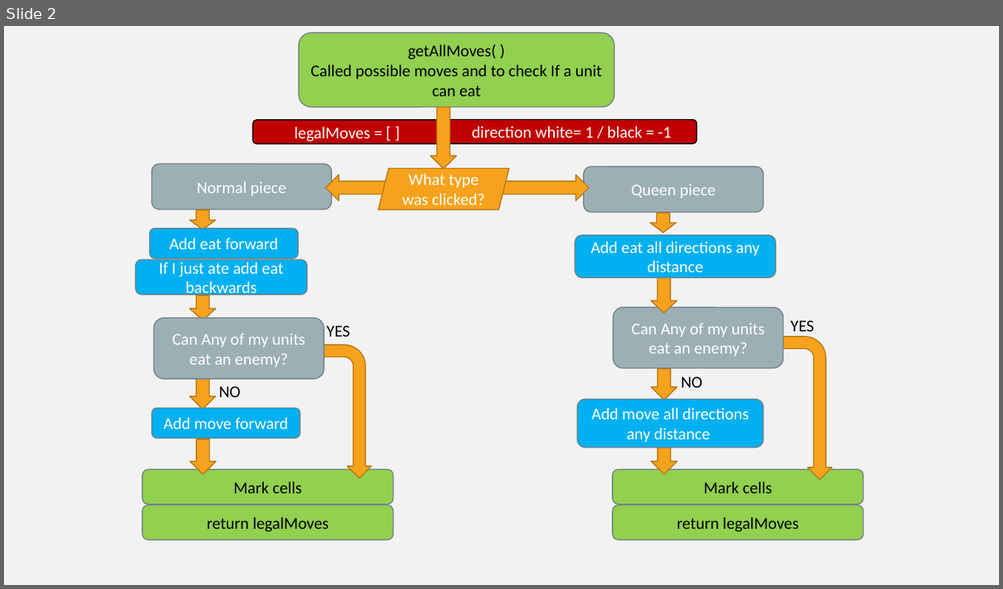
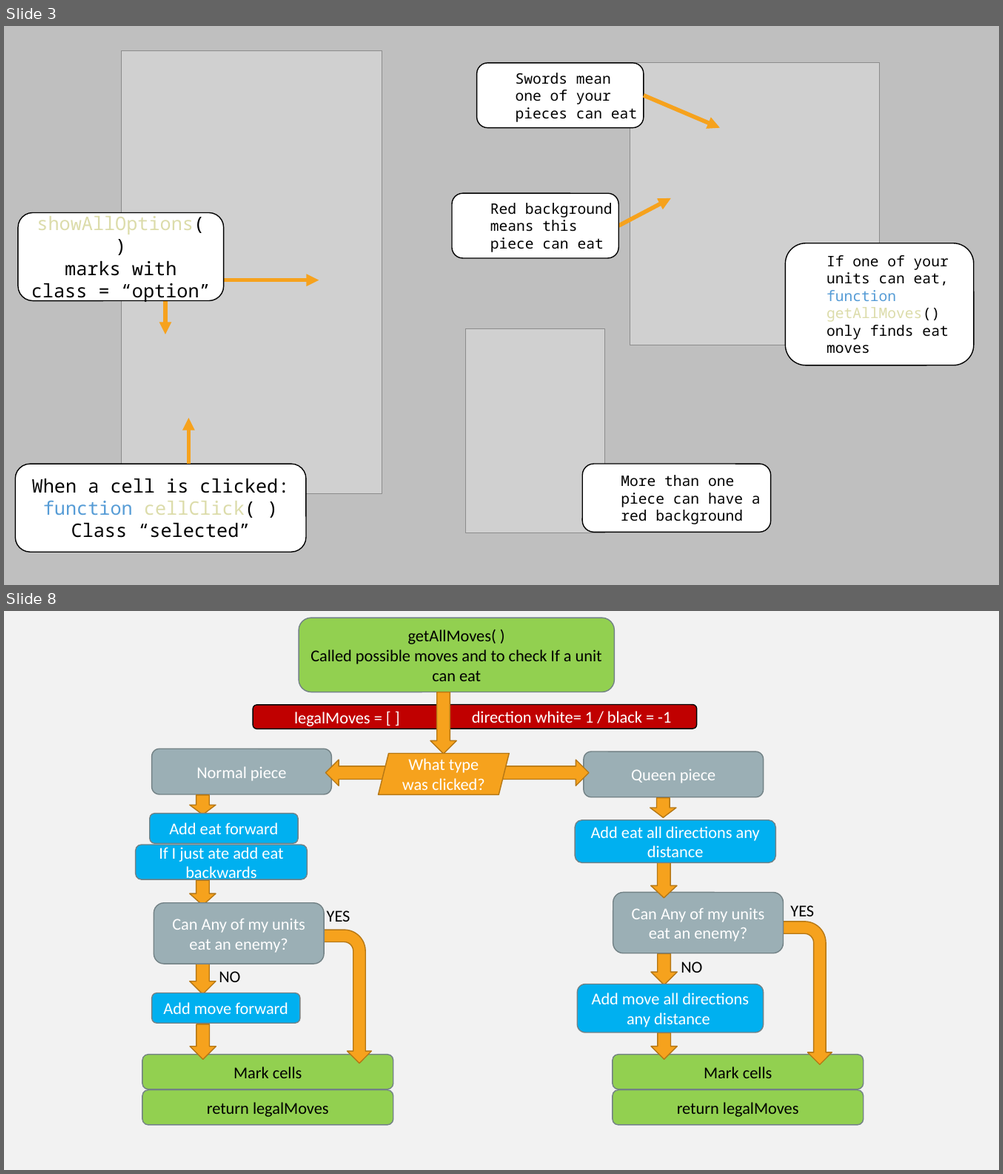
Before and after one commit to yaniv-cohen/Checkers-My-first-project, a slide deck: Checkers/images/מצגת קוד.pptx. Shown one above the other, each under a label of ours: slide 2 before the commit, slides 3 and 8 after it; the slides between them are not shown. The pictures are 1003x589 and 1003x1174 pixels, drawn with LibreOffice and Linux fonts; fonts in the diff are those of the drawing; grey boxes stand for pictures. Boxes give left, top, right and bottom in pixels: in the first picture for what was removed or moved away, otherwise in the second. Text is boxed around its words. In the diff, an @@ line names an element or a change of style, - is before the commit and + after.

```diff
--- a/Checkers/images/מצגת קוד.pptx
+++ b/Checkers/images/מצגת קוד.pptx
@@ slide 3 added at box(4, 26, 999, 585), background #BFBFBF @@
@@ picture added at box(122, 51, 382, 494) @@
@@ rounded rectangle added at box(477, 62, 643, 127), fill #FFFFFF, outline #000000 1 pt, 14 pt, text #000000 @@
+Swords mean
+one of your pieces can eat
@@ picture added at box(630, 62, 879, 345) @@
@@ arrow added from (643, 96) to (720, 128), #F6A21D 4 pt @@
@@ rounded rectangle added at box(452, 193, 618, 258), fill #FFFFFF, outline #000000 1 pt, 14 pt, text #000000 @@
+Red background means this piece can eat
@@ arrow added from (619, 226) to (671, 198), #F6A21D 4 pt @@
@@ rounded rectangle added at box(18, 212, 224, 301), fill #FFFFFF, outline #000000 1 pt, 18 pt, text #000000 @@
+showAllOptions( )
+marks with
+class = “option”
@@ rounded rectangle added at box(785, 243, 973, 366), fill #FFFFFF, outline #000000 1 pt, 14 pt, text #000000 @@
+If one of your units can eat,
+function getAllMoves()
+only finds eat moves
@@ arrow added from (223, 281) to (318, 281), #F6A21D 4 pt @@
@@ arrow added from (165, 296) to (165, 335), #F6A21D 4 pt @@
@@ picture added at box(465, 329, 604, 534) @@
@@ arrow added from (188, 465) to (188, 418), #F6A21D 4 pt @@
@@ rounded rectangle added at box(15, 464, 306, 552), fill #FFFFFF, outline #000000 1 pt, 18 pt, text #000000 @@
+When a cell is clicked:
+function cellClick( )
+Class “selected”
@@ rounded rectangle added at box(582, 464, 770, 533), fill #FFFFFF, outline #000000 1 pt, 14 pt, text #000000 @@
+More than one piece can have a red background
@@ what was slide 2 is now slide 8 @@
```
Also in this commit, not shown: 2 slides changed, 4 other slides added, 5 other files.
